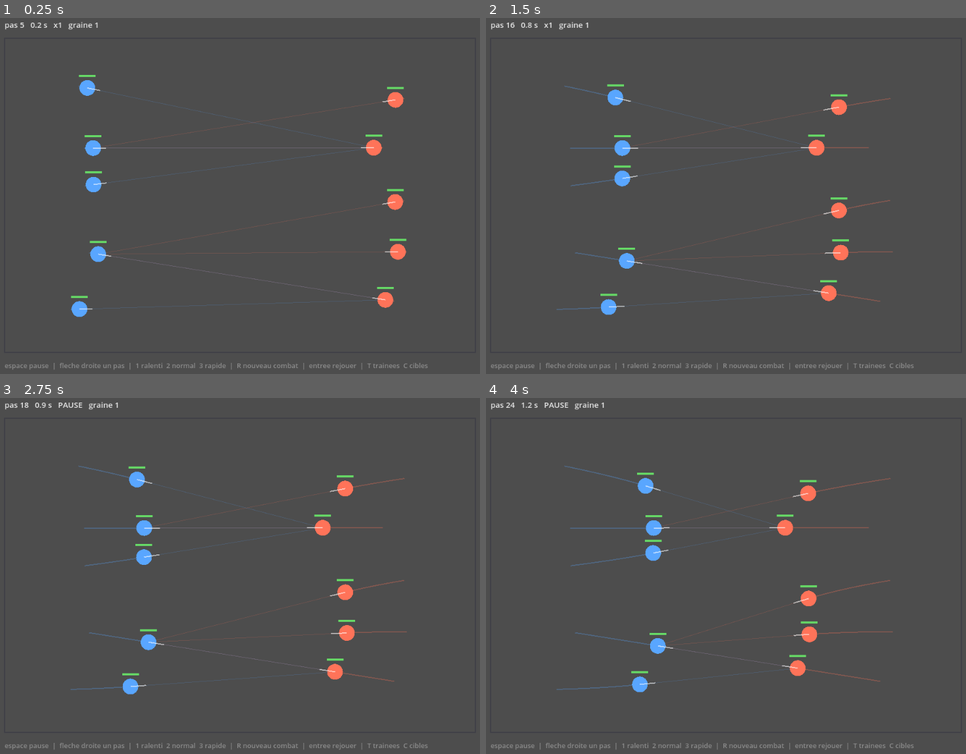
Above: before the commit, frames 1-4 (two rows, left to right).
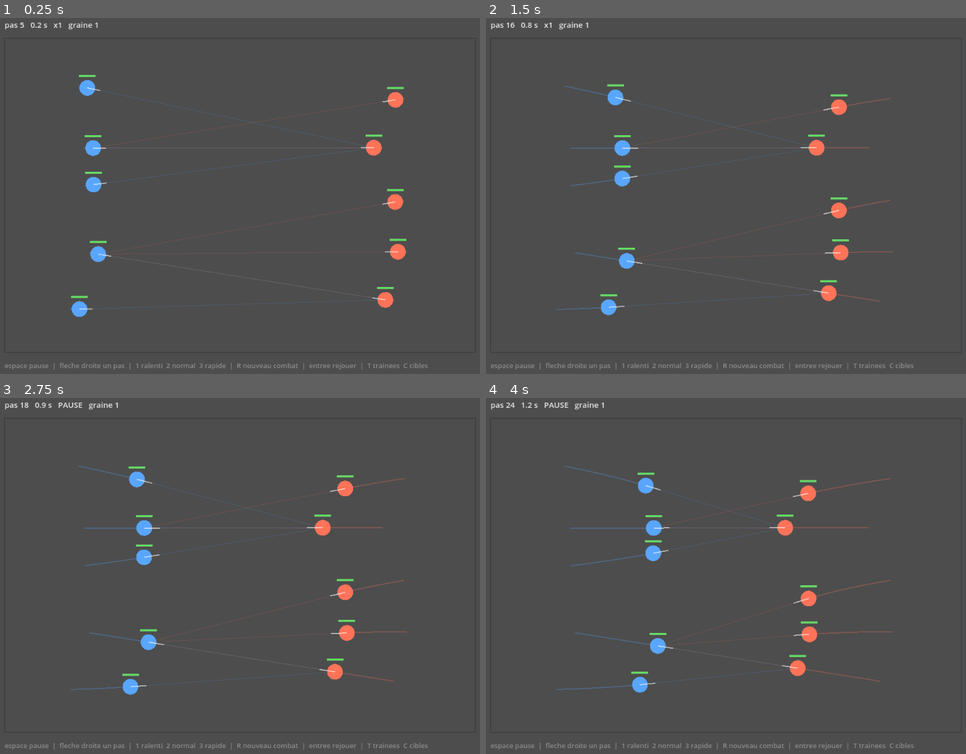
Above: after the commit, the same moments.

Repository: marketingprofr/LLA
Game: Godot game, scene res://main.tscn
Same seed, same stepped clock (60 frames per second), same inputs: the game is played once before the commit and once after it.
Inputs:
- Up to frame 1 (0.25 s): no input
- Up to frame 2 (1.5 s): tap Enter at 0.5 s; hold Right 0.53-1.28 s; tap B at 0.6, 1.35 s; tap Space at 0.77 s
- Up to frame 3 (2.75 s): tap Space at 1.52, 2 s; hold Right from 2.03 s (still down); tap 1 at 2.1 s; tap B at 2.3 s
- Up to frame 4 (4 s): tap Enter at 2.75 s; tap 2 at 2.85 s; tap Space at 3.02, 3.77 s; tap B at 3.05, 3.8 s; release Right at 3.53 s; tap 3 at 3.6 s

The runs differ from the first frame. In frame 1, less than 0.1% of the frame differs, in the area x 15-62%, y 19-81%; in frame 2, less than 0.1%; in frame 3, less than 0.1%; in frame 4, 0.1%, in the area x 17-56%, y 19-83%.

Commit message:
ajout systeme d'ordres tactiques : Hold, Frontline, Backline, Flank, Breach
OrderSystem calcule la vitesse desiree selon l'ordre du combattant.
MovementSystem simplifie : il lit f.desired_vel et applique la physique.

Resultats (500 combats, initiative egale) :
- BREACH vs BREACH : 50/50 (base)
- FRONTLINE vs FRONTLINE : 50/50
- FRONTLINE vs BREACH : 44/56 (BREACH avantage)
- FRONTLINE vs FLANK : 45/55 (FLANK avantage)
- FLANK vs FLANK : 73 % nuls (orbite infinie, a corriger)
- HOLD vs BREACH : 0/100 (attendu)

Co-Authored-By: Claude Opus 4.6 <noreply@anthropic.com>
Claude-Session: https://claude.ai/code/session_016kFqvtDvh2hTXhFt8qBemz

Diff:
--- a/src/sim/combat_config.gd
+++ b/src/sim/combat_config.gd
@@ -29,6 +29,12 @@
 @export var initiative_blue: float = 1.0
 @export var initiative_red: float = 2.0
 
+# --- Ordres tactiques ---
+# 0=HOLD 1=FRONTLINE 2=BACKLINE 3=FLANK 4=BREACH
+@export var order_blue: int = 4
+@export var order_red: int = 4
+@export var backline_offset: float = 80.0       # distance min derriere la frontline
+
 # --- Attaque de base ---
 @export var max_hp: float = 100.0
 @export var attack_damage: float = 9.0
--- a/src/sim/combat_fighter.gd
+++ b/src/sim/combat_fighter.gd
@@ -8,16 +8,19 @@
 # =============================================================
 
 enum State { IDLE, WINDUP, RECOVERY }
+enum Order { HOLD, FRONTLINE, BACKLINE, FLANK, BREACH }
 
 # --- Identite ---
 var id: int = 0
 var team: int = 0
 var display_name: String = ""
 var initiative: float = 0.0
+var order: int = Order.BREACH
 
 # --- Physique ---
 var pos: Vector2 = Vector2.ZERO
 var vel: Vector2 = Vector2.ZERO
+var desired_vel: Vector2 = Vector2.ZERO
 
 # --- Vitalite ---
 var hp: float = 0.0
--- a/src/sim/combat_sim.gd
+++ b/src/sim/combat_sim.gd
@@ -20,6 +20,7 @@
 		InitiativeSystem.new(),
 		TargetingSystem.new(),
 		ActionSystem.new(),
+		OrderSystem.new(),
 		MovementSystem.new(),
 		EndConditionSystem.new(),
 	]
@@ -47,6 +48,7 @@
 	f.max_hp = cfg.max_hp
 	f.hp = cfg.max_hp
 	f.initiative = cfg.initiative_blue if team == 0 else cfg.initiative_red
+	f.order = cfg.order_blue if team == 0 else cfg.order_red
 
 	var x: float = 150.0 if team == 0 else cfg.arena_size.x - 150.0
 	var y: float = cfg.arena_size.y * (float(index) + 1.0) / (float(cfg.team_size) + 1.0)
--- a/src/sim/systems/movement_system.gd
+++ b/src/sim/systems/movement_system.gd
@@ -3,10 +3,9 @@
 
 # =============================================================
 # OU JE VAIS.
-# Ce systeme ne calcule rien lui-meme : il compose les briques de Steering.
-# C'est ici que viendront les reglages tactiques de deplacement
-# (tenir, pousser, flanquer, derriere les allies, poursuivre), chacun
-# n'etant qu'une facon differente de choisir le point vise.
+# Ce systeme applique la physique du deplacement : inertie, separation,
+# clamp a l'arene. La direction desiree est calculee par OrderSystem
+# et stockee dans f.desired_vel.
 # =============================================================
 
 func run(state: CombatState) -> void:
@@ -20,7 +19,7 @@
 
 func _move(state: CombatState, f: CombatFighter) -> void:
 	var cfg := state.config
-	var desired := _desired_velocity(state, f)
+	var desired := f.desired_vel
 
 	desired += Steering.separation(f, state.fighters, cfg.radius * 2.0, cfg.separation_force)
 
@@ -29,22 +28,6 @@
 	f.pos = Steering.clamp_to_arena(f.pos, cfg.arena_size, cfg.radius)
 
 
-func _desired_velocity(state: CombatState, f: CombatFighter) -> Vector2:
-	# On ne se deplace pas pendant qu'on arme un coup.
-	if f.state == CombatFighter.State.WINDUP:
-		return Vector2.ZERO
-
-	var target := state.get_fighter(f.target_id)
-	if target == null or not target.alive:
-		return Vector2.ZERO
-
-	# Arrive a portee, on s'arrete.
-	if state.gap(f, target) <= state.config.reach:
-		return Vector2.ZERO
-
-	return Steering.seek(f.pos, target.pos, state.config.speed)
-
-
 func _record_trail(state: CombatState, f: CombatFighter) -> void:
 	f.trail.append(f.pos)
 	if f.trail.size() > state.config.trail_length:
--- /dev/null
+++ b/src/sim/systems/order_system.gd
@@ -0,0 +1,117 @@
+class_name OrderSystem
+extends SimSystem
+
+# =============================================================
+# OU JE VEUX ALLER.
+# Calcule la vitesse desiree de chaque combattant selon son ordre tactique.
+# Le resultat est stocke dans f.desired_vel, lu ensuite par MovementSystem
+# qui applique l'inertie, la separation et le clamp.
+#
+# HOLD      : ne bouge pas
+# FRONTLINE : avance vers l'ennemi le plus proche, tanke pour la backline
+# BACKLINE  : reste derriere les allies frontline
+# FLANK     : contourne le groupe ennemi pour atteindre sa cible de cote
+# BREACH    : tout droit vers sa cible assignee
+# =============================================================
+
+
+func run(state: CombatState) -> void:
+	for f in state.fighters:
+		if not f.alive:
+			f.desired_vel = Vector2.ZERO
+			continue
+		if f.state == CombatFighter.State.WINDUP:
+			f.desired_vel = Vector2.ZERO
+			continue
+		match f.order:
+			CombatFighter.Order.HOLD:
+				f.desired_vel = _hold()
+			CombatFighter.Order.FRONTLINE:
+				f.desired_vel = _frontline(state, f)
+			CombatFighter.Order.BACKLINE:
+				f.desired_vel = _backline(state, f)
+			CombatFighter.Order.FLANK:
+				f.desired_vel = _flank(state, f)
+			CombatFighter.Order.BREACH:
+				f.desired_vel = _breach(state, f)
+			_:
+				f.desired_vel = _breach(state, f)
+
+
+func _hold() -> Vector2:
+	return Vector2.ZERO
+
+
+func _breach(state: CombatState, f: CombatFighter) -> Vector2:
+	var target := state.get_fighter(f.target_id)
+	if target == null or not target.alive:
+		return Vector2.ZERO
+	if state.gap(f, target) <= state.config.reach:
+		return Vector2.ZERO
+	return Steering.seek(f.pos, target.pos, state.config.speed)
+
+
+func _frontline(state: CombatState, f: CombatFighter) -> Vector2:
+	var enemies := state.enemies_of(f)
+	if enemies.is_empty():
+		return Vector2.ZERO
+	var nearest_enemy := state.nearest(f, enemies)
+	if state.gap(f, nearest_enemy) <= state.config.reach:
+		return Vector2.ZERO
+	return Steering.seek(f.pos, nearest_enemy.pos, state.config.speed)
+
+
+func _backline(state: CombatState, f: CombatFighter) -> Vector2:
+	var target := state.get_fighter(f.target_id)
+	if target == null or not target.alive:
+		return Vector2.ZERO
+	if state.gap(f, target) <= state.config.reach:
+		return Vector2.ZERO
+
+	var frontliners: Array = []
+	for ally in state.allies_of(f):
+		if ally.order == CombatFighter.Order.FRONTLINE:
+			frontliners.append(ally)
+
+	if frontliners.is_empty():
+		return Steering.seek(f.pos, target.pos, state.config.speed)
+
+	var enemy_center := _centroid(state.enemies_of(f))
+	var my_dist := f.pos.distance_to(enemy_center)
+	var front_dist := INF
+	for fl in frontliners:
+		front_dist = minf(front_dist, fl.pos.distance_to(enemy_center))
+
+	if my_dist < front_dist + state.config.backline_offset:
+		return Steering.flee(f.pos, enemy_center, state.config.speed)
+
+	return Steering.seek(f.pos, target.pos, state.config.speed)
+
+
+func _flank(state: CombatState, f: CombatFighter) -> Vector2:
+	var target := state.get_fighter(f.target_id)
+	if target == null or not target.alive:
+		return Vector2.ZERO
+	if state.gap(f, target) <= state.config.reach:
+		return Vector2.ZERO
+
+	var enemy_center := _centroid(state.enemies_of(f))
+	var to_center := enemy_center - f.pos
+	var cross := to_center.cross(target.pos - f.pos)
+	var direction := signf(cross) if absf(cross) > 0.1 else 1.0
+
+	var orbit_vel := Steering.orbit(f.pos, enemy_center, state.config.speed, direction)
+	var seek_vel := Steering.seek(f.pos, target.pos, state.config.speed)
+
+	var gap_to_target := state.gap(f, target)
+	var orbit_weight := clampf(gap_to_target / 200.0, 0.0, 1.0)
+	return orbit_vel * orbit_weight + seek_vel * (1.0 - orbit_weight)
+
+
+func _centroid(fighters: Array) -> Vector2:
+	if fighters.is_empty():
+		return Vector2.ZERO
+	var sum := Vector2.ZERO
+	for f in fighters:
+		sum += f.pos
+	return sum / float(fighters.size())
